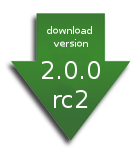
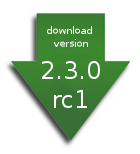
Two versions of the same layered image (140 x 154). Layer-by-layer changes:
renamed "2.0.0 ..." to "2.3.0 ...", painted on it over (65, 61, 88, 108)
